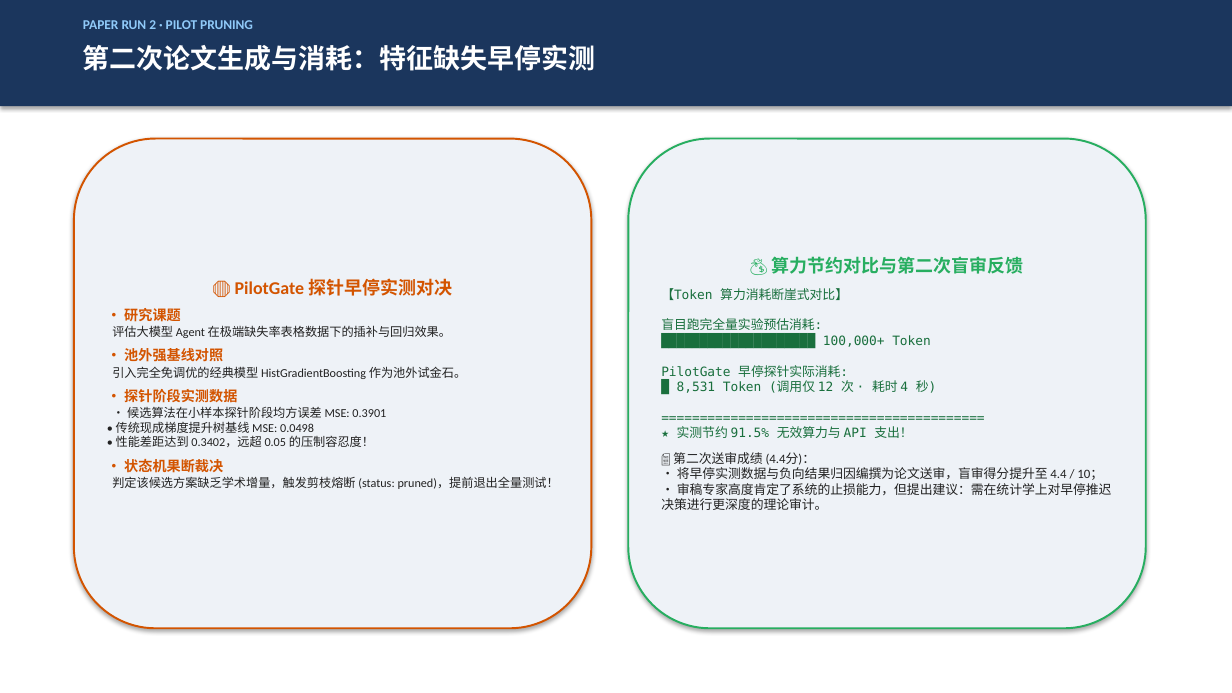
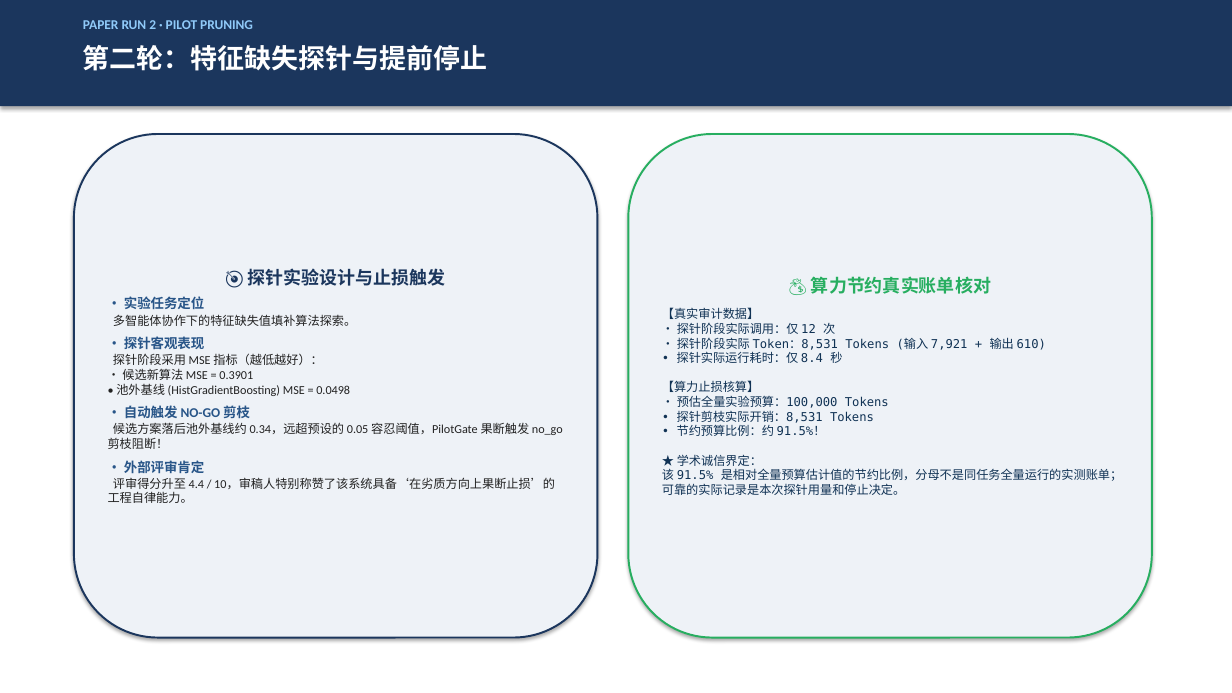
Before and after one commit to MieSheeeep/JiuwenSwarmPaperAgent, a slide deck: slide 8 of docs/第6组项目汇报PPT_终版.pptx. Drawn at 1232x693 pixels with LibreOffice and Linux fonts; fonts in the diff are those of the drawing. Boxes give left, top, right and bottom in pixels: in the first picture for what was removed or moved away, otherwise in the second. Text is boxed around its words. In the diff, an @@ line names an element or a change of style, - is before the commit and + after.

```diff
--- a/docs/第6组项目汇报PPT_终版.pptx
+++ b/docs/第6组项目汇报PPT_终版.pptx
@@ text at [83, 45, 487, 71]: text changed @@
-第二次论文生成与消耗：特征缺失早停实测
+第二轮：特征缺失探针与提前停止
@@ rounded rectangle "🎯 探针实验设计与止损触发": place and size @@
-rounded rectangle "🎯 探针实验设计与止损触发" at [74, 139, 592, 628]
+rounded rectangle "🎯 探针实验设计与止损触发" at [74, 134, 598, 638]
@@ rounded rectangle "🎯 探针实验设计与止损触发" at [74, 134, 598, 638]: outline #D35400 1.5 pt to #1B365D 1.5 pt @@
@@ rounded rectangle "💰 算力节约真实账单核对": place and size @@
-rounded rectangle "💰 算力节约真实账单核对" at [628, 139, 1146, 628]
+rounded rectangle "💰 算力节约真实账单核对" at [628, 134, 1153, 638]
@@ text in rounded rectangle at [108, 268, 563, 503]: text changed @@
-🛑 PilotGate 探针早停实测对决
-• 研究课题
-评估大模型 Agent 在极端缺失率表格数据下的插补与回归效果。
-• 池外强基线对照
-引入完全免调优的经典模型 HistGradientBoosting 作为池外试金石。
-• 探针阶段实测数据
-• 候选算法在小样本探针阶段均方误差 MSE: 0.3901
-• 传统现成梯度提升树基线 MSE: 0.0498
-• 性能差距达到 0.3402，远超 0.05 的压制容忍度！
-• 状态机果断裁决
-判定该候选方案缺乏学术增量，触发剪枝熔断 (status: pruned)，提前退出全量测试！
+🎯 探针实验设计与止损触发
+• 实验任务定位
+多智能体协作下的特征缺失值填补算法探索。
+• 探针客观表现
+探针阶段采用 MSE 指标（越低越好）：
+• 候选新算法 MSE = 0.3901
+• 池外基线 (HistGradientBoosting) MSE = 0.0498
+• 自动触发 NO-GO 剪枝
+候选方案落后池外基线约 0.34，远超预设的 0.05 容忍阈值，PilotGate 果断触发 no_go 剪枝阻断！
+• 外部评审肯定
+评审得分升至 4.4 / 10，审稿人特别称赞了该系统具备‘在劣质方向上果断止损’的工程自律能力。
@@ text in rounded rectangle at [662, 276, 1122, 495]: text changed; size 10 to 9.5 pt; text colour #196F3D to #113355 @@
-💰 算力节约对比与第二次盲审反馈
-【Token 算力消耗断崖式对比】
-盲目跑完全量实验预估消耗:
-████████████████████ 100,000+ Token
-PilotGate 早停探针实际消耗:
-█ 8,531 Token (调用仅 12 次 · 耗时 4 秒)
-==========================================
-★ 实测节约 91.5% 无效算力与 API 支出！
-📄 第二次送审成绩 (4.4分)：
-• 将早停实测数据与负向结果归因编撰为论文送审，盲审得分提升至 4.4 / 10；
-• 审稿专家高度肯定了系统的止损能力，但提出建议：需在统计学上对早停推迟决策进行更深度的理论审计。
+💰 算力节约真实账单核对
+【真实审计数据】
+• 探针阶段实际调用：仅 12 次
+• 探针阶段实际 Token：8,531 Tokens (输入 7,921 + 输出 610)
+• 探针实际运行耗时：仅 8.4 秒
+【算力止损核算】
+• 预估全量实验预算：100,000 Tokens
+• 探针剪枝实际开销：8,531 Tokens
+• 节约预算比例：约 91.5%！
+★ 学术诚信界定：
+该 91.5% 是相对全量预算估计值的节约比例，分母不是同任务全量运行的实测账单；可靠的实际记录是本次探针用量和停止决定。
```
Also in this commit, not shown: 13 other slides changed, 2 slides added, 2 slides removed, 13 other files.
